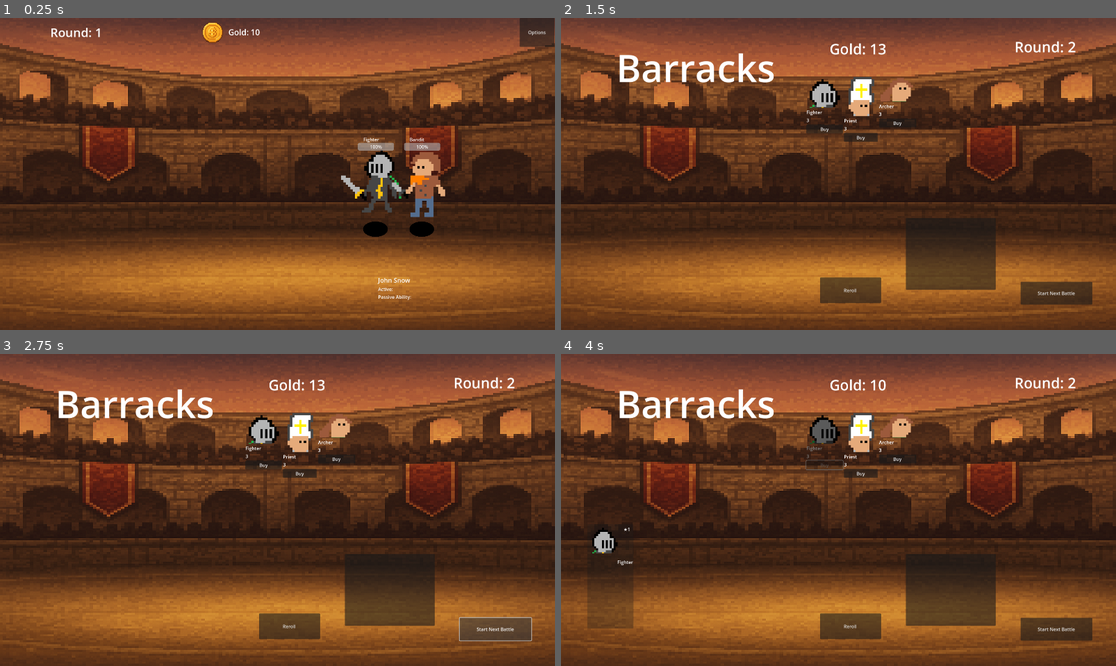
Above: before the commit, frames 1-4 (two rows, left to right).
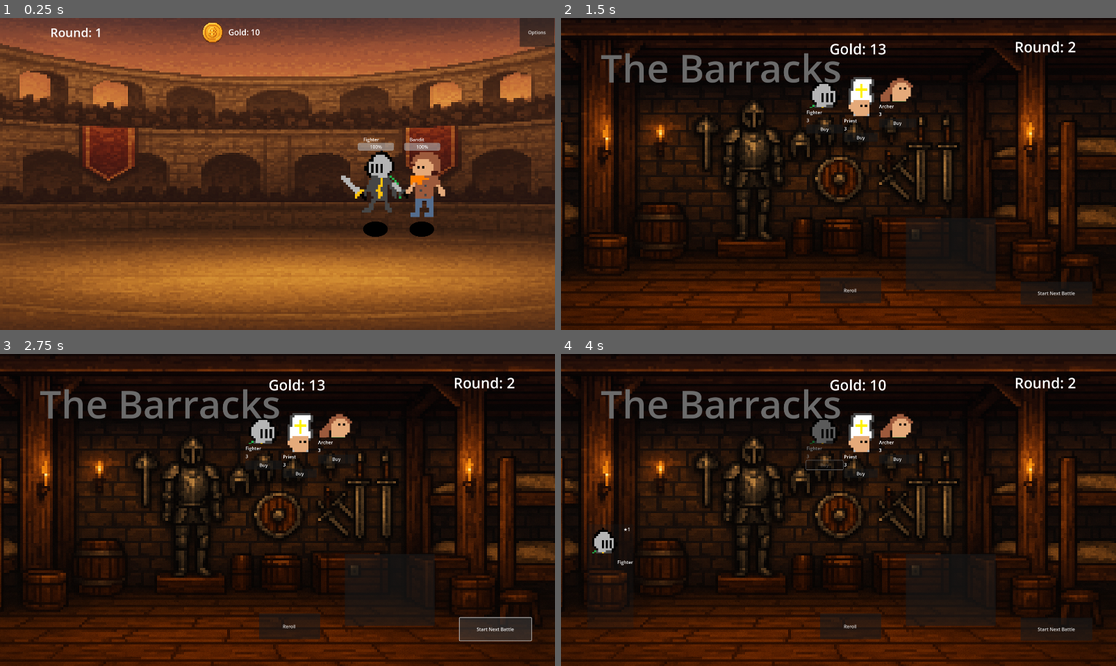
Above: after the commit, the same moments.

Repository: klaswell16/auto_battler
Game: Godot game, scene res://scenes/battle_scene.tscn
Same seed, same stepped clock (60 frames per second), same inputs: the game is played once before the commit and once after it. The engine's default icon, where the game draws it, is replaced by a stand-in: a white triangle on a blue panel in a dark square.
Inputs (mouse positions are in pixels of both pictures, inside the frame that each line leads up to):
- Up to frame 1 (0.25 s): no input
- Up to frame 2 (1.5 s): move the mouse to (960, 158) at 0.52 s; click "Options" at 1.25 s
- Up to frame 3 (2.75 s): click "Start Next Battle" at 2 s
- Up to frame 4 (4 s): click "Start Next Battle" at 2.75 s; click "Buy" at 3.5 s

The runs differ from the first frame. In frame 1, 0.1% of the frame differs, in the area x 67-75%, y 83-91%; in frame 2, 82%, in the area x 0-100%, y 0-100%; in frame 3, 82%; in frame 4, 81%.

Commit message:
Add some style to the shop

Diff:
--- a/scenes/Shop.tscn
+++ b/scenes/Shop.tscn
@@ -9,7 +9,7 @@
 [ext_resource type="Resource" uid="uid://c1lx0ys505qs4" path="res://data/archer.tres" id="8_jccym"]
 [ext_resource type="PackedScene" uid="uid://crrcw65irwauy" path="res://scenes/ShopSlot.tscn" id="9_plhqw"]
 [ext_resource type="PackedScene" uid="uid://dhtudq5lcjm0n" path="res://ui/potrait_button.tscn" id="10_eo1la"]
-[ext_resource type="Texture2D" uid="uid://b8060iiultitp" path="res://sprites/P.png" id="10_toxd1"]
+[ext_resource type="Texture2D" uid="uid://de8xg2hxx5nia" path="res://sprites/barracksbg.png" id="10_toxd1"]
 
 [node name="Shop" type="Control"]
 layout_mode = 3
@@ -73,14 +73,15 @@
 offset_bottom = 950.0
 theme_override_constants/separation = 30
 
-[node name="BarracksLabel" type="Label" parent="."]
+[node name="BarracksLabel" type="RichTextLabel" parent="."]
 layout_mode = 0
-offset_left = 191.0
-offset_top = 83.0
-offset_right = 909.0
-offset_bottom = 351.0
-theme_override_font_sizes/font_size = 130
-text = "Barracks"
+offset_left = 137.0
+offset_top = 80.0
+offset_right = 997.0
+offset_bottom = 285.0
+theme_override_colors/default_color = Color(0.41981313, 0.41981313, 0.4198131, 1)
+theme_override_font_sizes/normal_font_size = 133
+text = "The Barracks"
 
 [node name="UnitInfoPanel" type="PanelContainer" parent="."]
 layout_mode = 0
--- a/scenes/battle_scene.tscn
+++ b/scenes/battle_scene.tscn
@@ -139,38 +139,3 @@
 custom_minimum_size = Vector2(120, 64)
 layout_mode = 2
 text = "Options"
-
-[node name="BottomBar" type="HBoxContainer" parent="."]
-layout_mode = 0
-offset_left = 4.0
-offset_top = 828.0
-offset_right = 1918.0
-offset_bottom = 1076.0
-
-[node name="BattleLog" type="RichTextLabel" parent="BottomBar"]
-custom_minimum_size = Vector2(1300, 0)
-layout_mode = 2
-
-[node name="AbilityPanel" type="VBoxContainer" parent="BottomBar"]
-custom_minimum_size = Vector2(400, 0)
-layout_mode = 2
-
-[node name="PortraitDisplay" type="TextureRect" parent="BottomBar/AbilityPanel"]
-custom_minimum_size = Vector2(0, 60)
-layout_mode = 2
-
-[node name="NameLabel" type="Label" parent="BottomBar/AbilityPanel"]
-layout_mode = 2
-theme_override_font_sizes/font_size = 22
-text = "John Snow"
-
-[node name="ActiveDesc" type="RichTextLabel" parent="BottomBar/AbilityPanel"]
-layout_mode = 2
-text = "Active:
-"
-fit_content = true
-
-[node name="PassiveDesc" type="RichTextLabel" parent="BottomBar/AbilityPanel"]
-layout_mode = 2
-text = "Passive Ability:"
-fit_content = true
--- a/scenes/defeat_screen.tscn
+++ b/scenes/defeat_screen.tscn
@@ -1,6 +1,6 @@
 [gd_scene load_steps=2 format=3 uid="uid://bk8dirvi5vqxs"]
 
-[ext_resource type="Script" uid="uid://drv3doqk8roe1" path="res://scenes/defeat_screen.gd" id="1_up55u"]
+[ext_resource type="Script" uid="uid://drv3doqk8roe1" path="res://scripts/defeat_screen.gd" id="1_up55u"]
 
 [node name="DefeatScreen" type="Control"]
 layout_mode = 3
Renamed: scenes/defeat_screen.gd -> scripts/defeat_screen.gd
Renamed: scenes/defeat_screen.gd.uid -> scripts/defeat_screen.gd.uid
Binary file added: sprites/Untitled.png
Not shown, added: sprites/Untitled.png.import
Binary file added: sprites/barracksbg.png
Not shown, added: sprites/barracksbg.png.import
